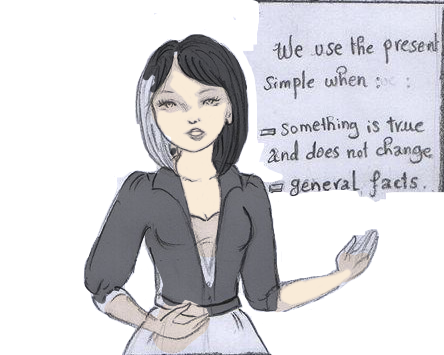
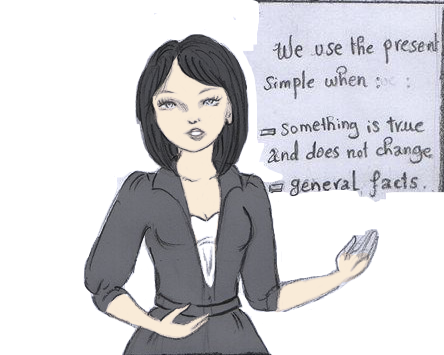
Revision of a layered 444px x 355px image; what changed, layer by layer:
painted on "pencils" over [94, 51, 367, 355]
painted on "fg" over [94, 51, 367, 355]
